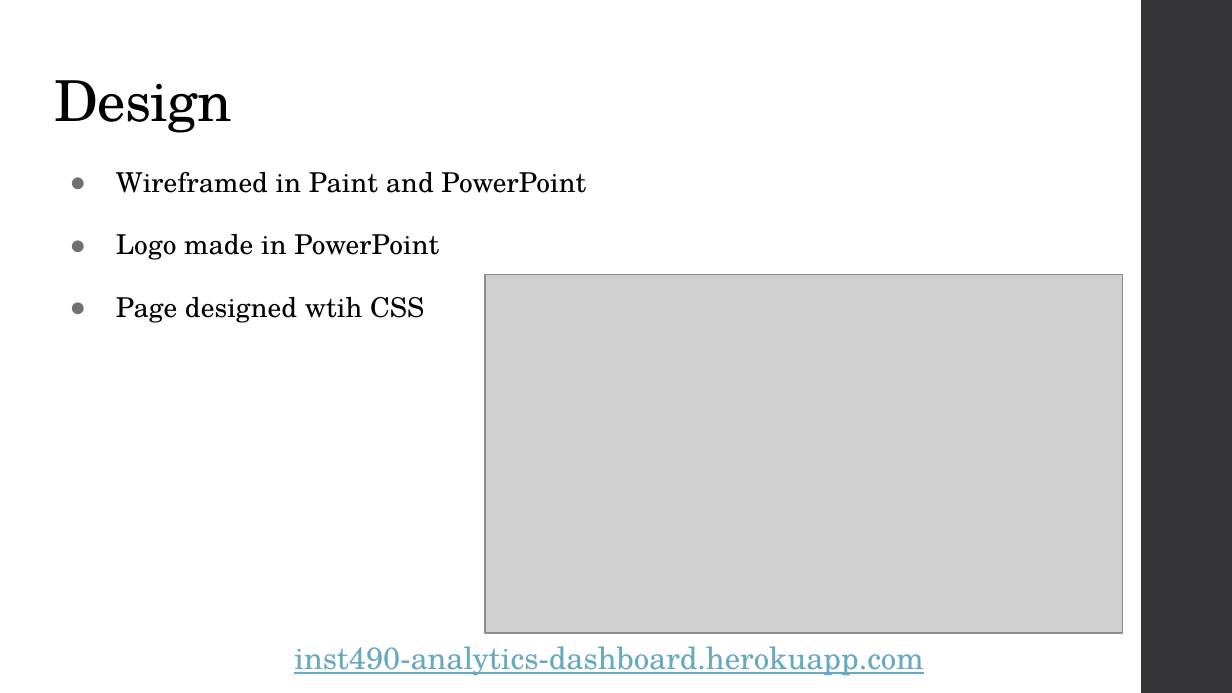
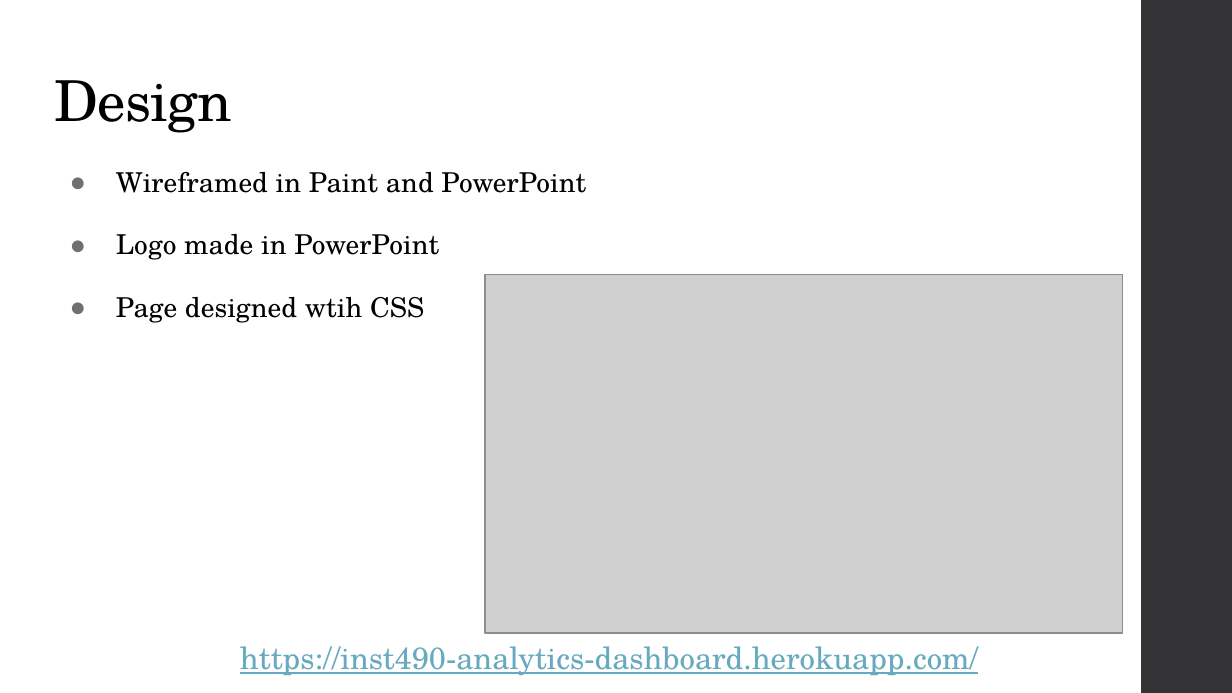
Before and after one commit to connormcdxc/Analytics-Dashboard, a slide deck: slide 5 of public/pdf/Capstone Presentation.pptx. Drawn at 1232x693 pixels with LibreOffice and Linux fonts; fonts in the diff are those of the drawing; grey boxes stand for pictures. Boxes give left, top, right and bottom in pixels: in the first picture for what was removed or moved away, otherwise in the second. Text is boxed around its words. In the diff, an @@ line names an element or a change of style, - is before the commit and + after.

```diff
--- a/public/pdf/Capstone Presentation.pptx
+++ b/public/pdf/Capstone Presentation.pptx
@@ text at [240,646,978,676]: text changed @@
-inst490-analytics-dashboard.herokuapp.com
+https://inst490-analytics-dashboard.herokuapp.com/
```
Also in this commit, not shown: 5 other slides changed, 1 other file.
